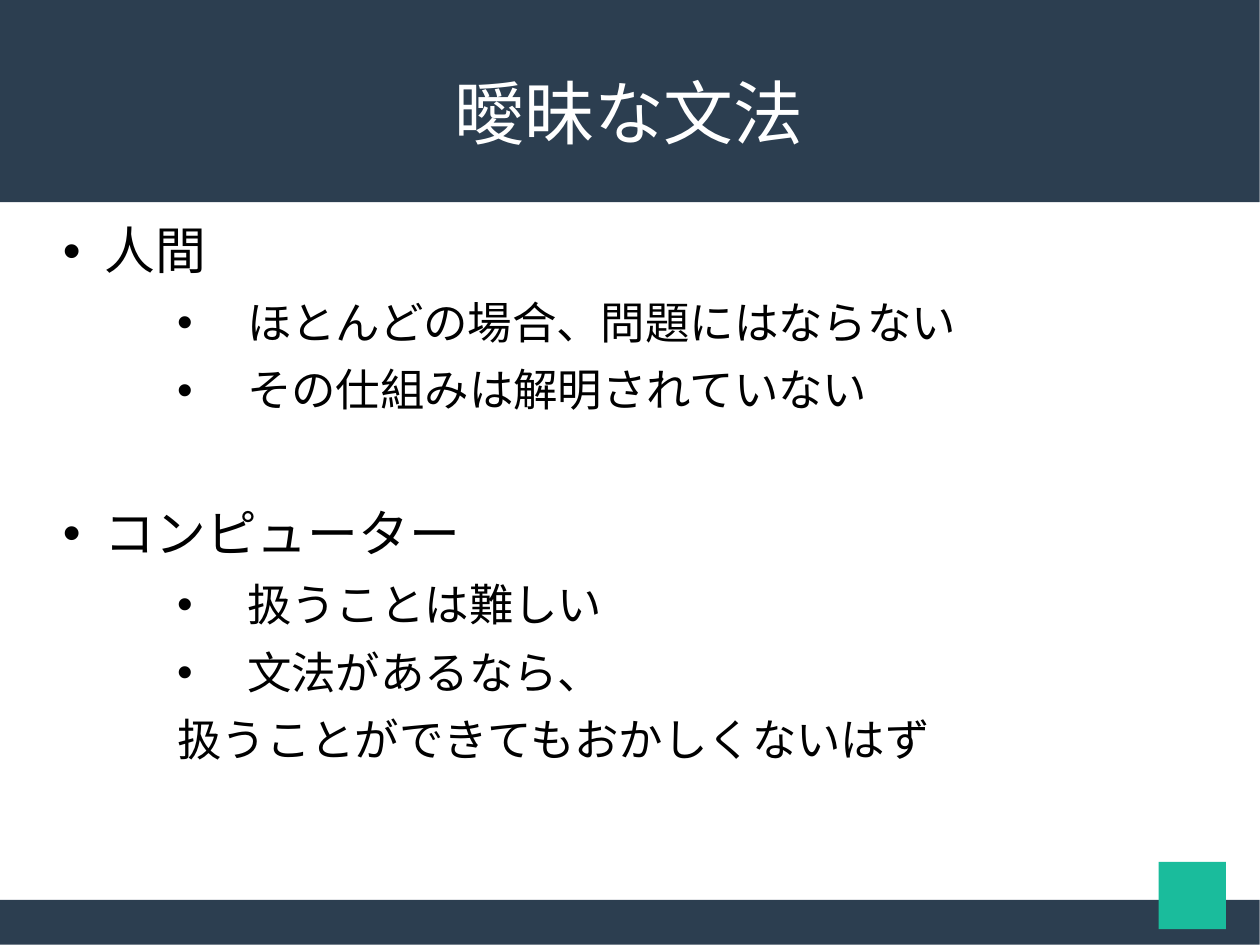
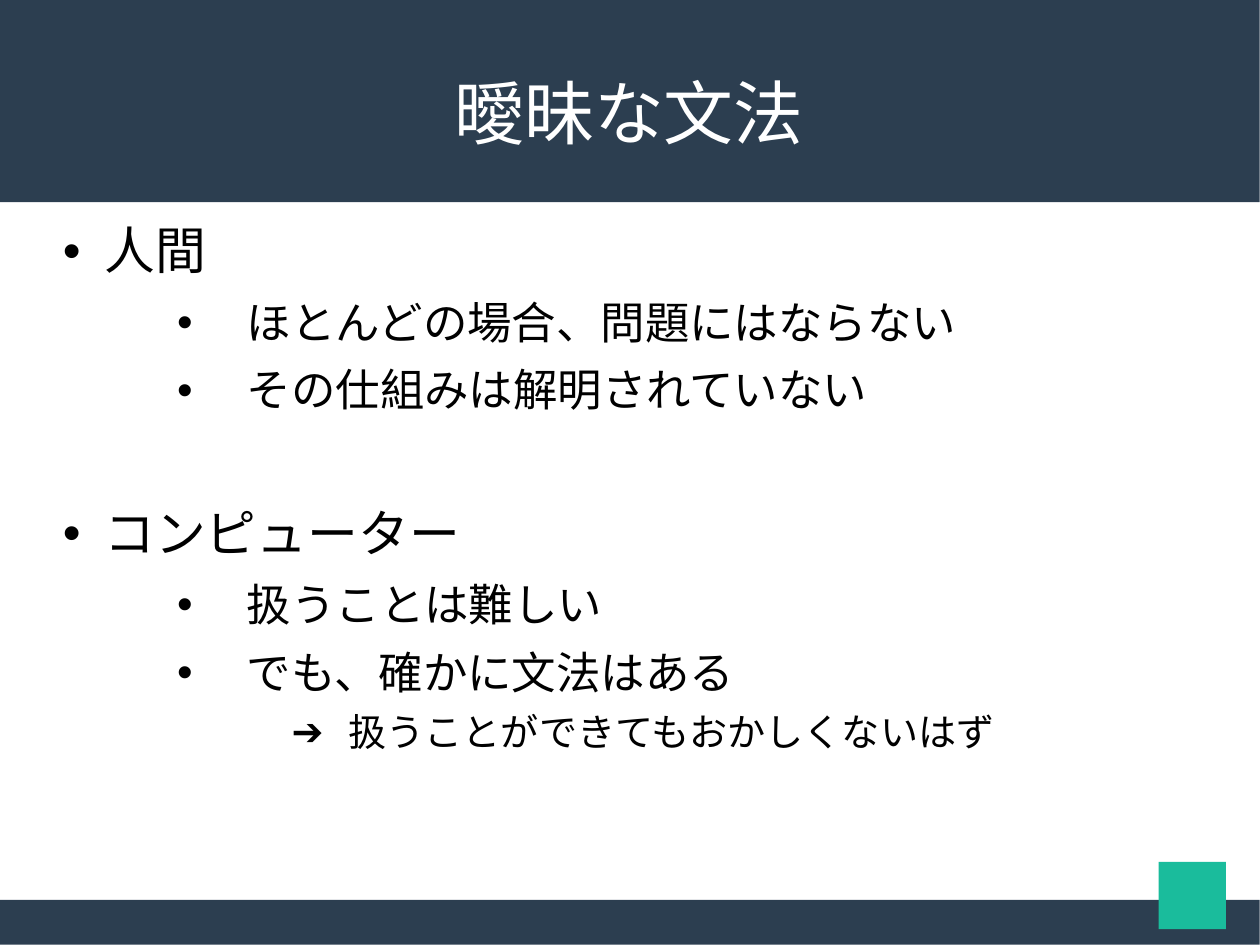
Before and after one commit to maekawatoshiki/neural-machine-translation-demo, a slide deck: slide 7 of NY_slide.ja.ppt. Drawn at 1260x945 pixels with LibreOffice and Linux fonts; fonts in the diff are those of the drawing. Boxes give left, top, right and bottom in pixels: in the first picture for what was removed or moved away, otherwise in the second. Text is boxed around its words. In the diff, an @@ line names an element or a change of style, - is before the commit and + after.

```diff
--- a/NY_slide.ja.ppt
+++ b/NY_slide.ja.ppt
@@ text at box(104, 226, 995, 749): size 28 to 24 pt in "扱うことができてもおかしくないはず"; bullet none to ➔; list level 2 to 3 in "扱うことができてもおかしくないはず" @@
@@ text at box(247, 651, 734, 693): text changed @@
-  • 文法があるなら、
+  • でも、確かに文法はある
```
Also in this commit, not shown: 8 other slides changed, 3 other files.
